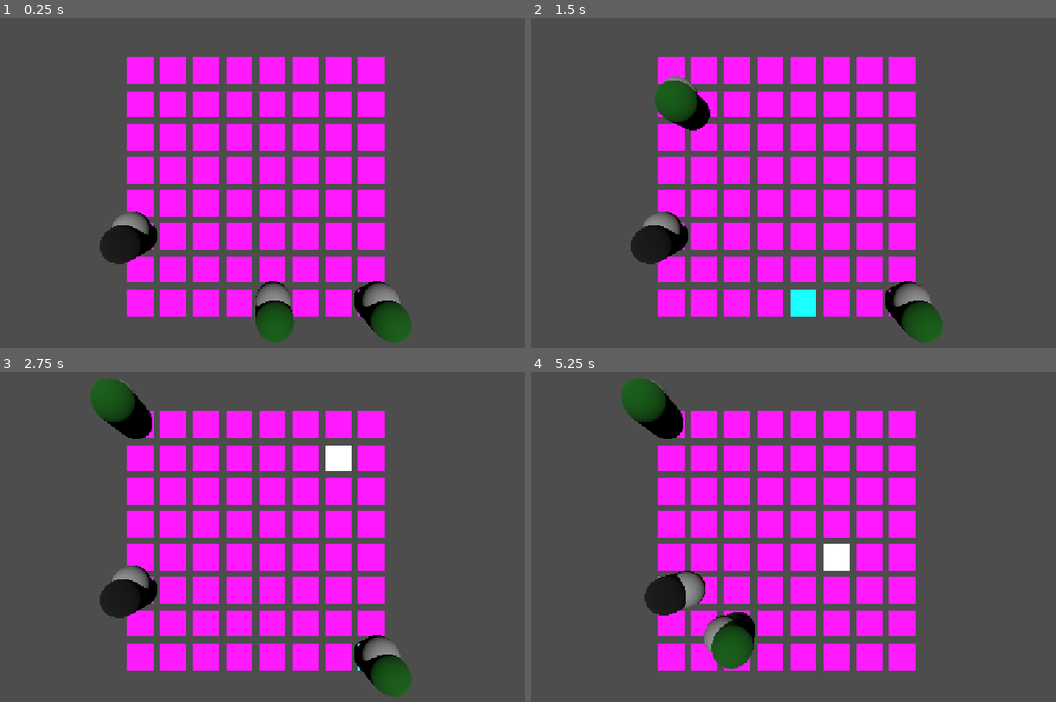
Above: before the commit, frames 1-4 (two rows, left to right).
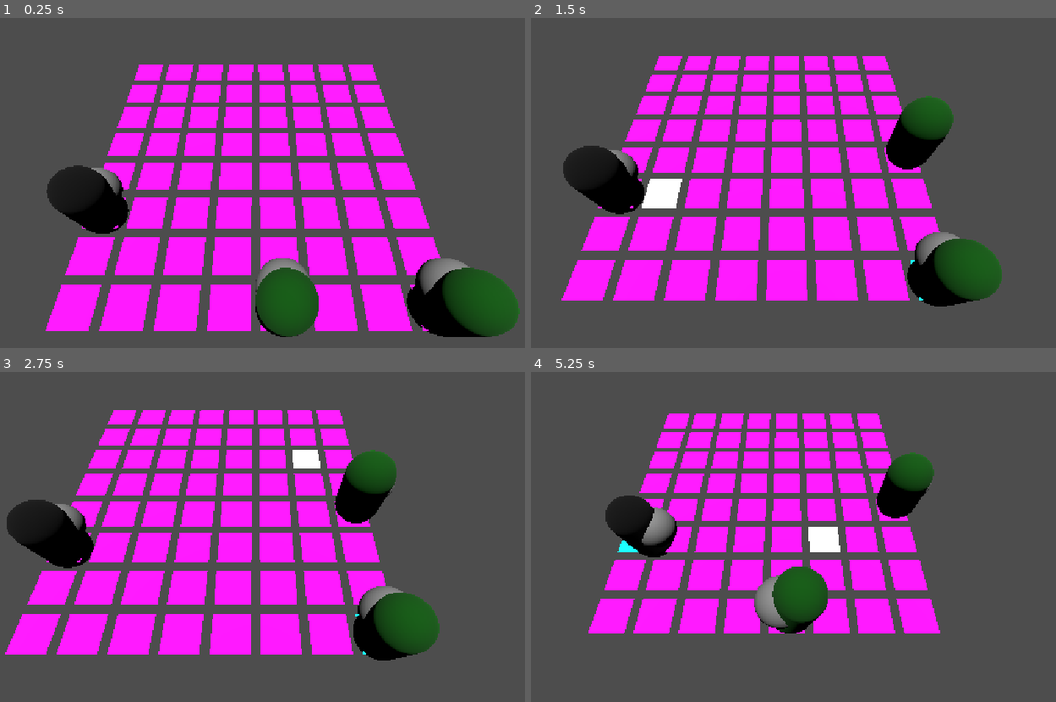
Above: after the commit, the same moments.

Repository: PanKibli0/PRO_grafika
Game: Godot game, scene res://battle.tscn
Same seed, same stepped clock (60 frames per second), same inputs: the game is played once before the commit and once after it.
Inputs (mouse positions are in pixels of both pictures, inside the frame that each line leads up to):
- Up to frame 1 (0.25 s): no input
- Up to frame 2 (1.5 s): tap Enter (ui_accept) at 0.5, 1.35 s; move the mouse to (935, 166) at 0.52 s; hold Right (ui_right) 0.53-1.28 s; hold Enter (ui_accept) 0.53-1.28 s; click (935, 166) at 0.67 s; move the mouse to (651, 206) at 1.27 s; hold Down (ui_down) from 1.28 s (still down)
- Up to frame 3 (2.75 s): tap Enter (ui_accept) at 1.52, 1.82, 2 s; move the mouse to (325, 457) at 2.02 s; release Down (ui_down) at 2.03 s; hold Right (ui_right) from 2.03 s (still down); hold Enter (ui_accept) from 2.03 s (still down)
- Up to frame 4 (5.25 s): move the mouse to (751, 616) at 2.77 s; release Right (ui_right) at 2.78 s; release Enter (ui_accept) at 2.78 s; hold Page Up (ui_page_up) 2.78-3.53 s; tap Enter (ui_accept) at 2.85, 3.02, 3.32, 4.35, 4.52, 4.82, 5 s; click (751, 616) at 2.92 s; move the mouse to (987, 596) at 3.52 s; hold Enter (ui_accept) 3.53-4.28 s; hold Left (ui_left) 3.53-5.03 s; move the mouse to (583, 484) at 4.27 s; move the mouse to (819, 540) at 5.02 s; hold Down (ui_down) from 5.03 s (still down); hold Enter (ui_accept) from 5.03 s (still down); click (819, 540) at 5.17 s

The runs differ from the first frame. In frame 1, 33% of the frame differs, in the area x 8-100%, y 11-99%; in frame 2, 33%; in frame 3, 32%; in frame 4, 29%.

Commit message:
ZABAWY Z CAMERA
NIE ZROBINED

Diff:
--- a/battle.tscn
+++ b/battle.tscn
@@ -1,28 +1,23 @@
-[gd_scene load_steps=9 format=3 uid="uid://gioqd05hgd0g"]
+[gd_scene load_steps=8 format=3 uid="uid://gioqd05hgd0g"]
 
-[ext_resource type="Script" uid="uid://fkkqunly1lwo" path="res://grid_map.gd" id="1_ip7xm"]
-[ext_resource type="MeshLibrary" uid="uid://dp5mwa4qff5ye" path="res://grid_mesh.tres" id="1_mhv3b"]
-[ext_resource type="Script" uid="uid://c5jjg114m8suk" path="res://camera_3d.gd" id="2_oxp8w"]
+[ext_resource type="Script" uid="uid://c5jjg114m8suk" path="res://camera.gd" id="2_oxp8w"]
 [ext_resource type="PackedScene" uid="uid://bq2ur7tssc2y3" path="res://units/unit.tscn" id="3_7sfm4"]
 [ext_resource type="Script" uid="uid://cwjc26o4o80ou" path="res://units/units_controller.gd" id="4_6t8i5"]
 [ext_resource type="Script" uid="uid://dp6upvyfg4eqi" path="res://mouse_controller.gd" id="4_i431l"]
 [ext_resource type="Resource" uid="uid://colnyx772mev4" path="res://units/Faction1/knight.tres" id="6_0npn6"]
 [ext_resource type="Resource" uid="uid://bs3x3pt3d36gx" path="res://units/Faction1/peasant.tres" id="7_0npn6"]
+[ext_resource type="PackedScene" uid="uid://ci06386ybhtnl" path="res://grid.tscn" id="7_mhv3b"]
 
 [node name="Battle" type="Node3D"]
 
 [node name="DirectionalLight3D" type="DirectionalLight3D" parent="."]
 transform = Transform3D(1, 0, 0, 0, -4.37114e-08, 1, 0, -1, -4.37114e-08, 0, 8, 0)
 
-[node name="Grid" type="GridMap" parent="."]
-unique_name_in_owner = true
-mesh_library = ExtResource("1_mhv3b")
-cell_size = Vector3(1, 1, 1)
-script = ExtResource("1_ip7xm")
-
 [node name="Camera" type="Camera3D" parent="."]
 unique_name_in_owner = true
-transform = Transform3D(1, 0, 0, 0, -4.37114e-08, 1, 0, -1, -4.37114e-08, 0, 4, 0)
+transform = Transform3D(1, 0, 0, 0, 0.5, 0.866025, 0, -0.866025, 0.5, 4, 6, 8)
+keep_aspect = 0
+fov = 105.0
 script = ExtResource("2_oxp8w")
 
 [node name="MouseController" type="Node" parent="Camera"]
@@ -44,3 +39,6 @@
 [node name="Unit3" parent="Units" instance=ExtResource("3_7sfm4")]
 unique_name_in_owner = true
 stats = ExtResource("7_0npn6")
+
+[node name="Grid" parent="." instance=ExtResource("7_mhv3b")]
+unique_name_in_owner = true
--- /dev/null
+++ b/camera.gd
@@ -0,0 +1,32 @@
+extends Camera3D
+
+@onready var grid = %Grid
+
+func _ready():
+	print(grid.gridSize)
+	self.position = Vector3i(grid.gridSize.x/2,grid.gridSize.y*0.75, grid.gridSize.y)
+
+func _input(event):
+	# Prędkość ruchu
+	var move_speed = 0.5
+
+	# Ruch w osi X
+	if event.is_action_pressed("ui_right"):
+		transform.origin.x += move_speed
+	elif event.is_action_pressed("ui_left"):
+		transform.origin.x -= move_speed
+
+	# Ruch w osi Z (domyślnie Z jest w przód/w tył w Godot 3D)
+	if event.is_action_pressed("ui_up"):
+		transform.origin.z -= move_speed
+	elif event.is_action_pressed("ui_down"):
+		transform.origin.z += move_speed
+
+	# Ruch w osi Y (jeśli chcesz poruszać w górę/dół, np. na podstawie klawiszy "ui_page_up" i "ui_page_down")
+	if event.is_action_pressed("ui_page_up"):
+		transform.origin.y += move_speed
+	elif event.is_action_pressed("ui_page_down"):
+		transform.origin.y -= move_speed
+
+	if event.is_action_pressed("ui_accept"):
+		print(self.position)
--- a/camera_3d.gd
+++ /dev/null
@@ -1,8 +0,0 @@
-extends Camera3D
-
-@onready var grid = %Grid
-@onready var camera =  %Camera
-
-func _ready():
-	var middle = grid.gridSize/2
-	camera.position = Vector3i(middle, 8, middle)
--- /dev/null
+++ b/grid.gd
@@ -0,0 +1,8 @@
+extends GridMap
+
+@export var gridSize: Vector2i = Vector2i(8, 8)
+
+func _ready():
+	for x in range(gridSize.x):
+		for z in range(gridSize.y):
+			set_cell_item(Vector3i(x, 0, z), 0)
--- /dev/null
+++ b/grid.tscn
@@ -0,0 +1,9 @@
+[gd_scene load_steps=3 format=3 uid="uid://ci06386ybhtnl"]
+
+[ext_resource type="MeshLibrary" uid="uid://dp5mwa4qff5ye" path="res://grid_mesh.tres" id="1_65i6o"]
+[ext_resource type="Script" uid="uid://fkkqunly1lwo" path="res://grid.gd" id="2_sle3t"]
+
+[node name="Grid" type="GridMap"]
+mesh_library = ExtResource("1_65i6o")
+cell_size = Vector3(1, 1, 1)
+script = ExtResource("2_sle3t")
--- a/grid_map.gd
+++ /dev/null
@@ -1,12 +0,0 @@
-extends GridMap
-
-@export var gridSize: int = 8
-
-func _ready():
-	var used_cells = get_used_cells()
-	for cell in used_cells:
-		print("Cell: ", cell)
-
-	for x in range(gridSize):
-		for z in range(gridSize):
-			set_cell_item(Vector3i(x,0,z), 0)
--- a/units/unit.gd
+++ b/units/unit.gd
@@ -9,14 +9,15 @@
 @export var stats: UnitStats
 @onready var model = %Model
 
-@onready var grid: GridMap
 var has_moved = false
 
 
 func _ready():
+	print(self.name)
 	print(stats)
 
 	self.set_process(false)
+
 	actual_health = stats.max_health
 
 	# KOLOR DLA JEDNOSTKI
@@ -29,6 +30,7 @@
 func _physics_process(_delta):
 	var direction = (target_position - global_transform.origin).normalized()
 
+
 	if global_transform.origin.distance_to(target_position) > 0.1:
 		if direction.length() > 0.1:
 			look_at(target_position, Vector3.UP)
@@ -38,6 +40,7 @@
 		velocity = Vector3.ZERO
 		if has_moved:
 			has_moved = false
+			global_transform.origin = target_position
 			emit_signal("movement_finished")
 
 
--- a/units/unit.tscn
+++ b/units/unit.tscn
@@ -1,6 +1,20 @@
-[gd_scene load_steps=6 format=3 uid="uid://bq2ur7tssc2y3"]
+[gd_scene load_steps=8 format=3 uid="uid://bq2ur7tssc2y3"]
 
 [ext_resource type="Script" uid="uid://c4we5ic1upvog" path="res://units/unit.gd" id="1_btf8p"]
+[ext_resource type="Script" uid="uid://cukyhyanl175x" path="res://units/unit_stats.gd" id="2_gxe1c"]
+
+[sub_resource type="Resource" id="Resource_xx66i"]
+script = ExtResource("2_gxe1c")
+name = "Unit Name"
+max_health = 0
+attack = 0
+defense = 0
+damage_min = 0
+damage_max = 0
+initiative = 0
+movement = 0
+color = Color(0, 0, 0, 0.0117647)
+metadata/_custom_type_script = "uid://cukyhyanl175x"
 
 [sub_resource type="CapsuleShape3D" id="CapsuleShape3D_k4y1u"]
 
@@ -15,6 +29,7 @@
 
 [node name="Unit" type="CharacterBody3D"]
 script = ExtResource("1_btf8p")
+stats = SubResource("Resource_xx66i")
 
 [node name="CollisionShape3D" type="CollisionShape3D" parent="."]
 transform = Transform3D(1, 0, 0, 0, 1, 0, 0, 0, 1, 0, 1, 0)
--- a/units/units_controller.gd
+++ b/units/units_controller.gd
@@ -24,8 +24,8 @@
 # USUNAC LOSOWA POZYCJA
 func _get_random_grid_position() -> Vector3:
 	var grid_size = grid.gridSize
-	var random_x = randi_range(0, grid_size - 1)
-	var random_z = randi_range(0, grid_size - 1)
+	var random_x = randi_range(0, grid_size.x - 1)
+	var random_z = randi_range(0, grid_size.y - 1)
 	var local_position = grid.map_to_local(Vector3i(random_x, 0, random_z))
 	return Vector3(local_position.x, 0, local_position.z)
 
Renamed: camera_3d.gd.uid -> camera.gd.uid
Renamed: grid_map.gd.uid -> grid.gd.uid
